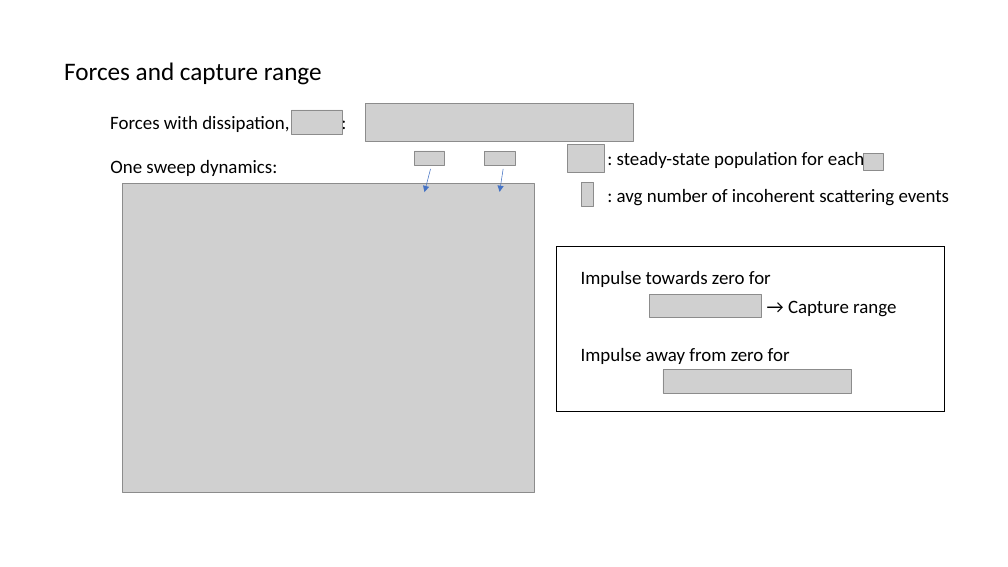
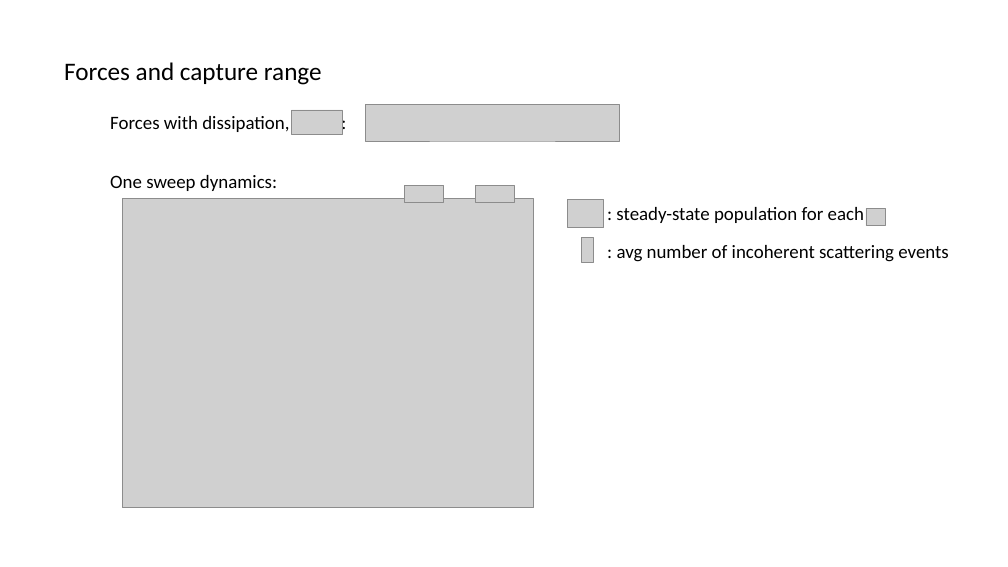
Before and after one commit to huanium/huanium, a slide deck: slide 19 of MIT PhD/ZGS/ZGS -Aug-26-2022/BUI-ZGS-Aug-26-2022.pptx (slide 7 before the commit). Drawn at 1008x567 pixels with LibreOffice and Linux fonts; fonts in the diff are those of the drawing; grey boxes stand for pictures. Boxes give left, top, right and bottom in pixels: in the first picture for what was removed or moved away, otherwise in the second. Text is boxed around its words. In the diff, an @@ line names an element or a change of style, - is before the commit and + after.

```diff
--- a/MIT PhD/ZGS/ZGS -Aug-26-2022/BUI-ZGS-Aug-26-2022.pptx
+++ b/MIT PhD/ZGS/ZGS -Aug-26-2022/BUI-ZGS-Aug-26-2022.pptx
@@ picture: place and size @@
-picture at [365,104,634,141]
+picture at [365,105,620,141]
@@ text "One sweep dynamics:": place and size @@
-text "One sweep dynamics:" at [110,160,277,176]
+text "One sweep dynamics:" at [110,175,277,191]
@@ picture removed at [414,151,445,166] @@
@@ arrow removed from (431, 169) to (424, 192) @@
@@ picture removed at [484,151,515,166] @@
@@ arrow removed from (504, 169) to (500, 192) @@
@@ picture: place and size @@
-picture at [123,184,534,493]
+picture at [123,199,534,508]
@@ picture added at [405,185,444,203] @@
@@ picture added at [475,185,514,203] @@
@@ 3 pictures, 2 texts: place and size @@
-3 pictures, 2 texts at [568,144,950,206]
+3 pictures, 2 texts at [568,200,949,262]
@@ rectangle removed at [557,247,945,411] @@
@@ text removed at [581,271,771,287] @@
-Impulse towards zero for
@@ picture removed at [650,295,762,318] @@
@@ text removed at [788,300,896,317] @@
-→ Capture range
@@ text removed at [581,348,790,364] @@
-Impulse away from zero for
@@ picture removed at [663,370,851,393] @@
```
Also in this commit, not shown: 11 other slides changed, 17 slides added, 1 slide removed, 11 other files.
